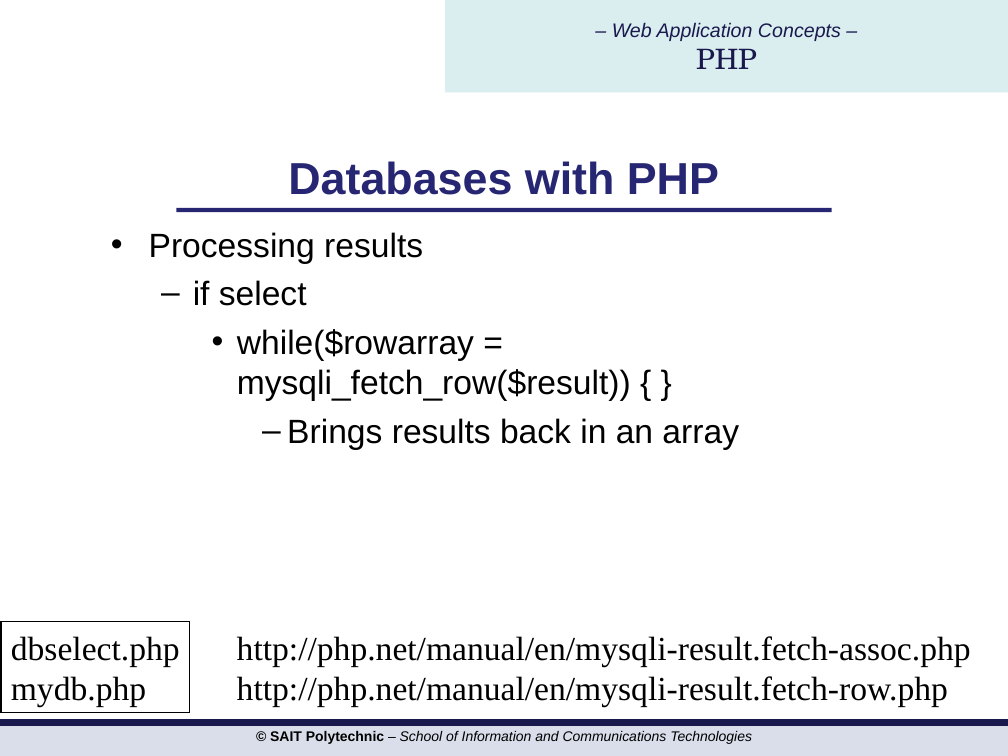
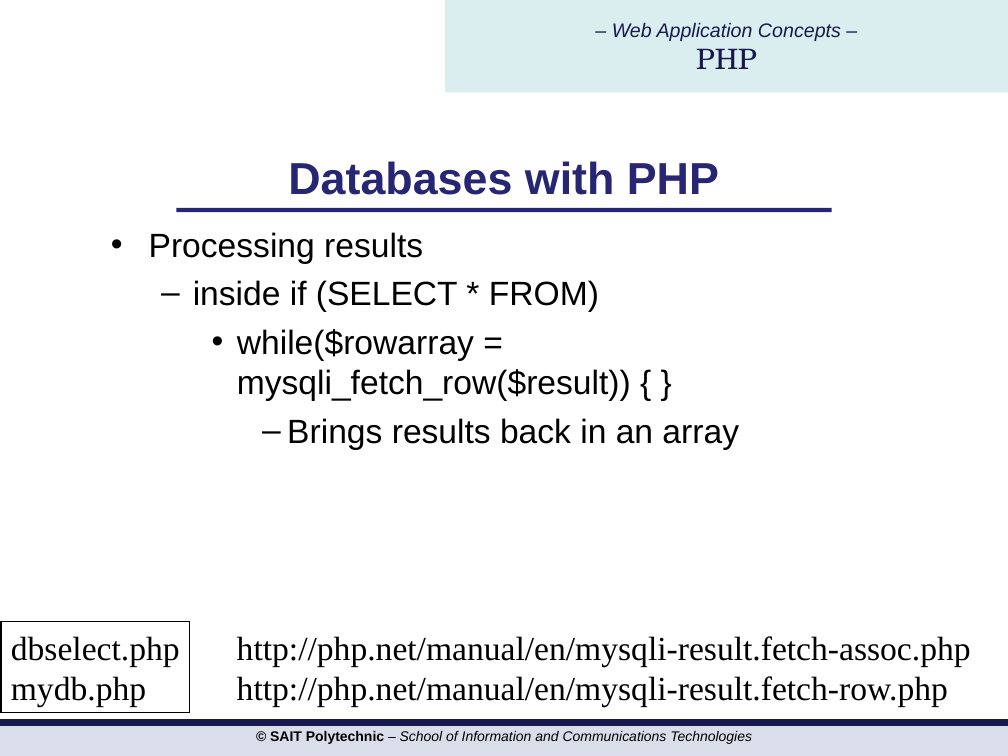
Before and after one commit to hdmdhr/CPRG-210-OSD-Assignment, a slide deck: slide 18 of PPTs/php/CPRG210 PHP Day 3.ppt. Drawn at 1008x756 pixels with LibreOffice and Linux fonts; fonts in the diff are those of the drawing; background and template pictures are left out. Boxes give left, top, right and bottom in pixels: in the first picture for what was removed or moved away, otherwise in the second. Text is boxed around its words. In the diff, an @@ line names an element or a change of style, - is before the commit and + after.

```diff
--- a/PPTs/php/CPRG210 PHP Day 3.ppt
+++ b/PPTs/php/CPRG210 PHP Day 3.ppt
@@ text at (193, 280, 599, 312): text changed @@
-  – if select
+  – inside if (SELECT * FROM)
```
Also in this commit, not shown: 2 other slides changed, 13 other files.
